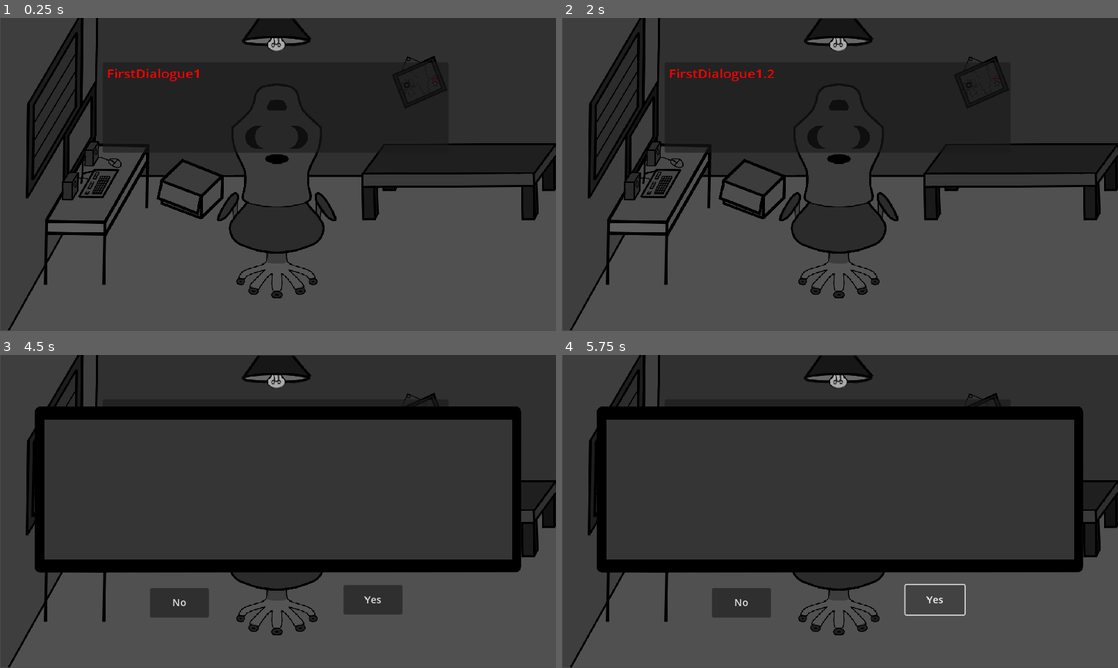
Above: before the commit, frames 1-4 (two rows, left to right).
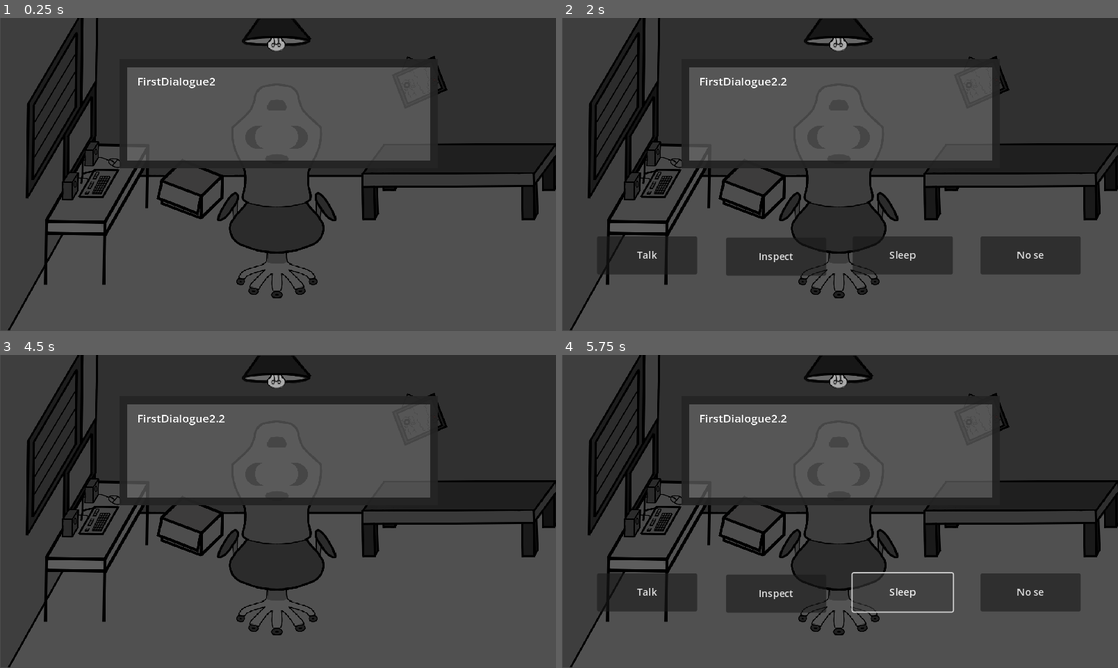
Above: after the commit, the same moments.

Repository: IkerFe/Paranoia
Game: Godot game, scene res://scenes/paranoia.tscn
Same seed, same stepped clock (60 frames per second), same inputs: the game is played once before the commit and once after it.
Inputs (mouse positions are in pixels of both pictures, inside the frame that each line leads up to):
- Up to frame 1 (0.25 s): no input
- Up to frame 2 (2 s): tap Enter at 0.5, 0.6, 1.55 s; move the mouse to (962, 158) at 0.52 s; click (962, 158) at 0.67 s; tap Space at 0.77, 0.8, 1.07, 1.35, 1.52, 1.82 s; move the mouse to (728, 190) at 1.27 s; click (728, 190) at 1.42 s
- Up to frame 3 (4.5 s): click (83, 592) at 2 s, where only the run after the commit has a clickable "Talk"; tap Space at 2.75, 3.05, 3.77, 4.07 s; move the mouse to (333, 442) at 2.77 s; tap Enter at 2.85, 3.5, 3.6 s; click (333, 442) at 2.92 s; move the mouse to (250, 574) at 3.52 s; click (250, 574) at 3.67 s; click (216, 592) at 4.25 s, where only the run after the commit has a clickable "Inspect"
- Up to frame 4 (5.75 s): click (934, 599) at 5 s, where only the run before the commit has a clickable "Yes"

The runs differ from the first frame. In frame 1, 17% of the frame differs, in the area x 18-79%, y 13-48%; in frame 2, 24%; in frame 3, 32%; in frame 4, 36%, in the area x 6-94%, y 13-84%.
Error after the commit: Invalid access of index '0' on a base object of type: 'Array'. (res://scripts/global.gd:12)

Commit message:
Poder pasar del primer dialogo

Diff:
--- a/Paranoia/language/Traducir Paranoia - Hoja 1.csv
+++ b/Paranoia/language/Traducir Paranoia - Hoja 1.csv
@@ -23,10 +23,8 @@
 StartAnswear3.1.3,"I can’t answer you. You appeared on your own, so I don’t know the reason.",No te puedo responder. Has aparecido por tu propia cuenta por lo que no sé el motivo.
 StartDialogue4,Who are you?,Quién eres?
 StartAnswear4,"Finally, a good question.",Por fin una buena pregunta.
-StartAnswear4.1,"I am me, just like you are you. If you weren’t you, I wouldn’t be having a conversation with you.","Yo soy yo, al igual que tú eres tú, si tú no fueras tú ya no estaría teniendo
-una conversación contigo."
-StartAnswear4.2,"Also, if I weren’t me, we wouldn’t be having this conversation. It’s a mutual thing. Do you understand?","Al igual que si yo no fuera yo no estaríamos teniendo esta conversación.
-Es algo mutuo. Entiendes?"
+StartAnswear4.1,"I am me, just like you are you. If you weren’t you, I wouldn’t be having a conversation with you.","Yo soy yo, al igual que tú eres tú, si tú no fueras tú ya no estaría teniendo una conversación contigo."
+StartAnswear4.2,"Also, if I weren’t me, we wouldn’t be having this conversation. It’s a mutual thing. Do you understand?",Al igual que si yo no fuera yo no estaríamos teniendo esta conversación. Es algo mutuo. Entiendes?
 StartDialogue4.1,Okay.,Ok.
 StartAnswear4.1.1,Pleasured to be of help.,Encantada de ser de ayuda.
 StartDialogue4.2,That doesn’t answer my question.,Eso no responde mi pregunta.
@@ -37,12 +35,11 @@
 StartAnswear4.2.1.3,Let’s just say that all you need to know is that I’m here for you.,Digamos que todo lo que debes saber es que estoy aquí para tí.
 StartDialogue5,Can I get out?,Puedo salir?
 StartAnswear5,N O,N O
-FirstDialogue1,,Bienvenidos hijos de p#$$@.
-FirstDialogue1.1,,Pero que mier&@.
-FirstDialogue1.2,,Que?
+FirstDialogue1,Welcome mother ,Bienvenidos hijos de
+FirstDialogue1.1,What the ,Pero que
+FirstDialogue1.2,What?,Que?
 FirstDialogue1.3,,Porque me censura esto?
-FirstDialogue1.4,,"A ver el juego contiene todos estos temas, a que defici€%$€ m€%$@l
-se le ocurre hacerlo para menores de 16 años?"
+FirstDialogue1.4,,"A ver el juego contiene todos estos temas, a que defici€%$€ m€%$@l se le ocurre hacerlo para menores de 16 años?"
 FirstDialogue1.5,,Aish.
 ContractUnderAge,,"“Por la presente declaró que tengo más de 18 años. Permitiendo la utilización
 de lenguaje inapropiado, escenas de violencia, utilización de representaciones
@@ -77,3 +74,5 @@
 NegativeFreeArchive1.2,,"Y no, no hay vuelta atrás, el juego ya a guardado."
 NegativeFreeArchive1.3,,Te has condenado.
 NegativeFreeArchive1.4,,Pendejo.
+perra,f✓©¢€®$,p€®®@.
+mierda,f✓©¢,mier&@.
--- /dev/null
+++ b/Paranoia/scenes/ButtonYesPopUp.gd
@@ -0,0 +1,11 @@
+extends Button
+
+# Called when the node enters the scene tree for the first time.
+func _ready():
+	connect("pressed", Callable(self, "_on_button_pressed"))
+
+func _on_button_pressed():
+	var popUp_script = $"../PopUpScript"
+	popUp_script.popUpDisappear()
+	var textProta = $"../TextProta"
+	textProta.protagonistTextAppear()
--- a/Paranoia/scenes/paranoia.tscn
+++ b/Paranoia/scenes/paranoia.tscn
@@ -1,6 +1,6 @@
-[gd_scene load_steps=26 format=3 uid="uid://bt2ollxjitok6"]
-
-[ext_resource type="Script" path="res://scripts/disctionary.gd" id="1_4hxea"]
+[gd_scene load_steps=27 format=3 uid="uid://bt2ollxjitok6"]
+
+[ext_resource type="Script" path="res://scripts/global.gd" id="1_lqjhv"]
 [ext_resource type="Script" path="res://scripts/ButtonTalk.gd" id="1_ndl6i"]
 [ext_resource type="Script" path="res://scripts/Inspect/inspect.gd" id="2_31hqj"]
 [ext_resource type="Script" path="res://scripts/Inspect/hideButtons.gd" id="3_233uq"]
@@ -21,19 +21,17 @@
 [ext_resource type="Texture2D" uid="uid://dur2iq02o7813" path="res://assets/speaker.png" id="18_qp6i4"]
 [ext_resource type="Script" path="res://scripts/She.gd" id="19_lwa40"]
 [ext_resource type="Texture2D" uid="uid://p7yxfl0s2n74" path="res://assets/light.png" id="20_rhj0t"]
-[ext_resource type="Texture2D" uid="uid://4gj8m8ig5usn" path="res://assets/text Background.png" id="22_sv3q3"]
+[ext_resource type="Texture2D" uid="uid://b78bbgwr8ppdv" path="res://assets/recuadroTexto.png" id="22_tcwrw"]
 [ext_resource type="Script" path="res://scripts/popUp.gd" id="23_eb1w8"]
+[ext_resource type="Script" path="res://scenes/ButtonYesPopUp.gd" id="23_icxp5"]
+[ext_resource type="Script" path="res://scripts/protagonistTextVisible.gd" id="25_ssu0x"]
 
 [sub_resource type="RectangleShape2D" id="RectangleShape2D_g8sv1"]
 size = Vector2(550.944, 472.398)
 
-[sub_resource type="LabelSettings" id="LabelSettings_at6ac"]
-line_spacing = 5.0
-outline_size = 20
-
 [node name="Node2D" type="Node2D"]
 scale = Vector2(0.955, 0.955)
-script = ExtResource("1_4hxea")
+script = ExtResource("1_lqjhv")
 
 [node name="Background" type="Sprite2D" parent="."]
 z_index = -1
@@ -111,6 +109,7 @@
 metadata/_edit_use_anchors_ = true
 
 [node name="Talk" type="Button" parent="Buttons"]
+visible = false
 layout_mode = 1
 anchors_preset = -1
 anchor_left = 0.219895
@@ -124,6 +123,7 @@
 metadata/_edit_use_anchors_ = true
 
 [node name="Inspect" type="Button" parent="Buttons"]
+visible = false
 layout_mode = 1
 anchors_preset = -1
 anchor_left = 2.32016
@@ -139,6 +139,7 @@
 metadata/_edit_use_anchors_ = true
 
 [node name="Sleep" type="Button" parent="Buttons"]
+visible = false
 layout_mode = 1
 anchors_preset = -1
 anchor_left = 0.219895
@@ -151,6 +152,7 @@
 metadata/_edit_use_anchors_ = true
 
 [node name="?" type="Button" parent="Buttons"]
+visible = false
 layout_mode = 1
 anchors_preset = -1
 anchor_left = 0.219896
@@ -198,7 +200,7 @@
 scale = Vector2(0.999999, 0.999999)
 shape = SubResource("RectangleShape2D_g8sv1")
 
-[node name="SheText" type="Control" parent="." node_paths=PackedStringArray("dialogueProtagonist")]
+[node name="SheText" type="Control" parent="." node_paths=PackedStringArray("dialogueProtagonist", "backgroundDialogueProtagonist")]
 layout_mode = 3
 anchors_preset = 0
 offset_left = 4.18848
@@ -206,44 +208,13 @@
 offset_right = 180.188
 offset_bottom = 67.1885
 script = ExtResource("19_lwa40")
-dialogueProtagonist = NodePath("Dialogue2")
-
-[node name="Dialogue2" type="RichTextLabel" parent="SheText"]
-z_index = 1
-offset_left = 170.0
-offset_top = 73.0
-offset_right = 916.0
-offset_bottom = 283.0
-scale = Vector2(0.736096, 0.643232)
-theme_override_font_sizes/normal_font_size = 30
-theme_override_font_sizes/bold_font_size = 50
-theme_override_font_sizes/italics_font_size = 20
-theme_override_font_sizes/bold_italics_font_size = 45
-bbcode_enabled = true
-
-[node name="TextPopUp" type="RichTextLabel" parent="SheText"]
-layout_mode = 0
-offset_left = 66.0
-offset_top = 102.0
-offset_right = 830.0
-offset_bottom = 330.0
-
-[node name="Panel" type="Panel" parent="SheText"]
-layout_mode = 0
-offset_left = 163.0
-offset_top = 68.0
-offset_right = 726.0
-offset_bottom = 215.0
-
-[node name="Dialogue" type="Label" parent="SheText"]
-layout_mode = 0
-offset_left = 168.0
-offset_top = 75.0
-offset_right = 720.0
-offset_bottom = 209.0
-label_settings = SubResource("LabelSettings_at6ac")
-horizontal_alignment = 1
-vertical_alignment = 1
+dialogueProtagonist = NodePath("Dialogue")
+backgroundDialogueProtagonist = NodePath("BackgoundProtagonist")
+
+[node name="BackgoundProtagonist" type="Sprite2D" parent="SheText"]
+position = Vector2(449.215, 151.832)
+scale = Vector2(0.404373, 0.404373)
+texture = ExtResource("22_tcwrw")
 
 [node name="HideScript" type="Node" parent="SheText" node_paths=PackedStringArray("button1", "button2", "button3", "button4", "button_new")]
 script = ExtResource("3_233uq")
@@ -256,8 +227,8 @@
 [node name="BackroundPopUp" type="Sprite2D" parent="SheText"]
 visible = false
 position = Vector2(448.168, 214.66)
-scale = Vector2(0.757364, 0.786854)
-texture = ExtResource("22_sv3q3")
+scale = Vector2(0.636452, 0.63114)
+texture = ExtResource("22_tcwrw")
 
 [node name="ButtonNo" type="Button" parent="SheText"]
 visible = false
@@ -276,6 +247,7 @@
 offset_right = 651.183
 offset_bottom = 417.984
 text = "Yes"
+script = ExtResource("23_icxp5")
 
 [node name="PopUpScript" type="Node" parent="SheText" node_paths=PackedStringArray("popUp", "yesButton", "noButton", "popUpText")]
 script = ExtResource("23_eb1w8")
@@ -283,3 +255,30 @@
 yesButton = NodePath("../ButtonYes")
 noButton = NodePath("../ButtonNo")
 popUpText = NodePath("../TextPopUp")
+
+[node name="Dialogue" type="RichTextLabel" parent="SheText"]
+layout_mode = 0
+offset_left = 219.0
+offset_top = 88.0
+offset_right = 844.0
+offset_bottom = 288.0
+scale = Vector2(0.736096, 0.643232)
+theme_override_font_sizes/normal_font_size = 25
+theme_override_font_sizes/bold_font_size = 10
+theme_override_font_sizes/italics_font_size = 0
+theme_override_font_sizes/bold_italics_font_size = 0
+bbcode_enabled = true
+
+[node name="TextPopUp" type="RichTextLabel" parent="SheText"]
+visible = false
+layout_mode = 0
+offset_left = 72.0
+offset_top = 105.0
+offset_right = 824.0
+offset_bottom = 322.0
+bbcode_enabled = true
+
+[node name="TextProta" type="Node" parent="SheText" node_paths=PackedStringArray("text", "background")]
+script = ExtResource("25_ssu0x")
+text = NodePath("../Dialogue")
+background = NodePath("../BackgoundProtagonist")
--- a/Paranoia/scripts/Inspect/hideButtons.gd
+++ b/Paranoia/scripts/Inspect/hideButtons.gd
@@ -16,5 +16,5 @@
 	button2.visible =! button2.visible
 	button3.visible =! button3.visible
 	button4.visible =! button4.visible
-	if Global.Dialogue == false:
+	if Global.DialogueActive == false:
 		button_new.visible =! button_new.visible
--- a/Paranoia/scripts/She.gd
+++ b/Paranoia/scripts/She.gd
@@ -1,21 +1,16 @@
 extends Control
-
-# Array con los diálogos
-var dialogue = []
-
-# Índice del diálogo actual
-var numActualDialogue = 0
 
 # Referencia al RichTextLabel que mostrará el diálogo
 @export var dialogueProtagonist: RichTextLabel
+@export var backgroundDialogueProtagonist: Sprite2D
+var numActualDialogue:int = 0
 # Para ocultarlo
-@onready var hide_script = $HideScript
-
 func _ready():
+	print("OrderDialogue Value: ", Global.OrderDialogue)  # Verifica el valor actual
 	# Mostrar el primer diálogo al inicio
-	match Global.NumDialogue:
+	match Global.OrderDialogue:
 		1:
-			dialogue = [
+			Global.dialogue = [
 				"FirstDialogue1",
 				"FirstDialogue1.1",
 				"FirstDialogue1.2",
@@ -24,42 +19,36 @@
 				"FirstDialogue1.5",
 			]
 		2:
-			dialogue = [
+			Global.dialogue = [
 				"FirstDialogue2",
 				"FirstDialogue2.1",
 				"FirstDialogue2.2",
 			]
 
-	update_dialogue_text()
-
-	Global.Dialogue = true
-	if hide_script:
-		hide_script.handle_button_press()
+	Global.update_dialogue_text(dialogueProtagonist, numActualDialogue)
 
 func _input(event):
-	if event.is_pressed() and (event is InputEventMouseButton or event is InputEventScreenTouch):
+	if event.is_pressed() and (
+	event is InputEventMouseButton and event.button_index != MOUSE_BUTTON_WHEEL_UP and event.button_index != MOUSE_BUTTON_WHEEL_DOWN
+	or event is InputEventScreenTouch
+	or event is InputEventKey and (event.keycode == KEY_ENTER or event.keycode == KEY_SPACE)):
 		avanzar_dialogo()
 
 func avanzar_dialogo():
 	# Si hay más diálogos disponibles, actualiza el texto
-	if numActualDialogue < dialogue.size() - 1:
+	if numActualDialogue < Global.dialogue.size() - 1:
 		numActualDialogue += 1
 		print(numActualDialogue)
-		update_dialogue_text()
+		Global.update_dialogue_text(dialogueProtagonist,numActualDialogue)
 	else:
-		match Global.NumDialogue:
+		match Global.OrderDialogue:
 			1:
-				dialogueProtagonist.visible = false
+				var textProta = $"TextProta"
+				textProta.protagonistTextDisappear()
 				var popUp_script = $"PopUpScript"
-				if popUp_script:
-					popUp_script.popUpAppear()
+				popUp_script.popUpAppear()
 			2:
+				var hide_script = $HideScript
 				hide_script.handle_button_press()
 				Global.Dialogue = false
 				queue_free()
-
-# Función para actualizar el texto traducido en el RichTextLabel
-func update_dialogue_text():
-	# Traducir la clave antes de asignarla al RichTextLabel
-	var translated_text = tr(dialogue[numActualDialogue])
-	dialogueProtagonist.bbcode_text = "[color=red]" + translated_text + "[/color]"
--- a/Paranoia/scripts/global.gd
+++ b/Paranoia/scripts/global.gd
@@ -1,5 +1,13 @@
 extends Node
 
 var  InspectObject: bool = false
-var  Dialogue: bool = true
-var  NumDialogue: int = 1
+var  DialogueActive: bool = true
+var  OrderDialogue: int = 2
+# Array con los diálogos
+var dialogue = []
+
+# Función para actualizar el texto traducido en el RichTextLabel
+func update_dialogue_text(dialogueProtagonist: RichTextLabel, numActualDialogue: int) -> void:
+	# Traducir la clave antes de asignarla al RichTextLabel
+	var translated_text = tr(dialogue[numActualDialogue])
+	dialogueProtagonist.bbcode_text = translated_text
--- a/Paranoia/scripts/popUp.gd
+++ b/Paranoia/scripts/popUp.gd
@@ -4,9 +4,23 @@
 @export var yesButton : Button
 @export var noButton : Button
 @export var popUpText: RichTextLabel
-
+var numActualDialogue = 0
 func popUpAppear():
 	popUp.visible = true
 	yesButton.visible = true
 	noButton.visible = true
 	popUpText.visible = true
+
+func popUpDisappear():
+	popUp.visible = false
+	yesButton.visible = false
+	noButton.visible = false
+	popUpText.visible = false
+
+func _ready():
+	match Global.OrderDialogue:
+		1:
+			Global.dialogue = [
+				"ContractUnderAge",
+			]
+	Global.update_dialogue_text(popUpText, numActualDialogue)
--- /dev/null
+++ b/Paranoia/scripts/protagonistTextVisible.gd
@@ -0,0 +1,14 @@
+extends Node
+
+@export var text: RichTextLabel
+@export var background: Sprite2D
+
+func protagonistTextDisappear():
+	text.visible = false
+	background.visible = false
+
+func protagonistTextAppear():
+	Global.OrderDialogue = 2
+	Global.numActualDialogue = 0
+	text.visible = true
+	background.visible = true
Binary file added: Paranoia/assets/recuadroTexto.png
Not shown, added: Paranoia/assets/recuadroTexto.png.import
Not shown, changed: Paranoia/language/Traducir Paranoia - Hoja 1.csv.import
